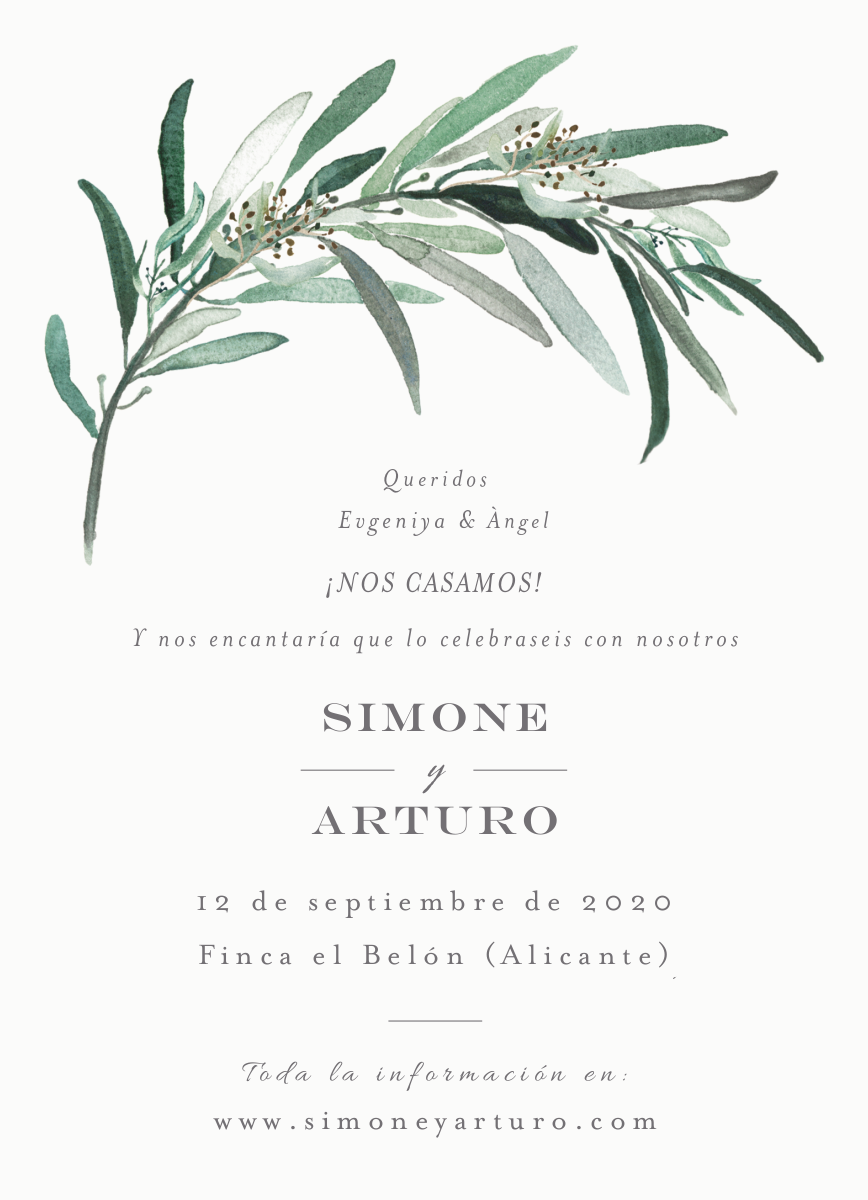
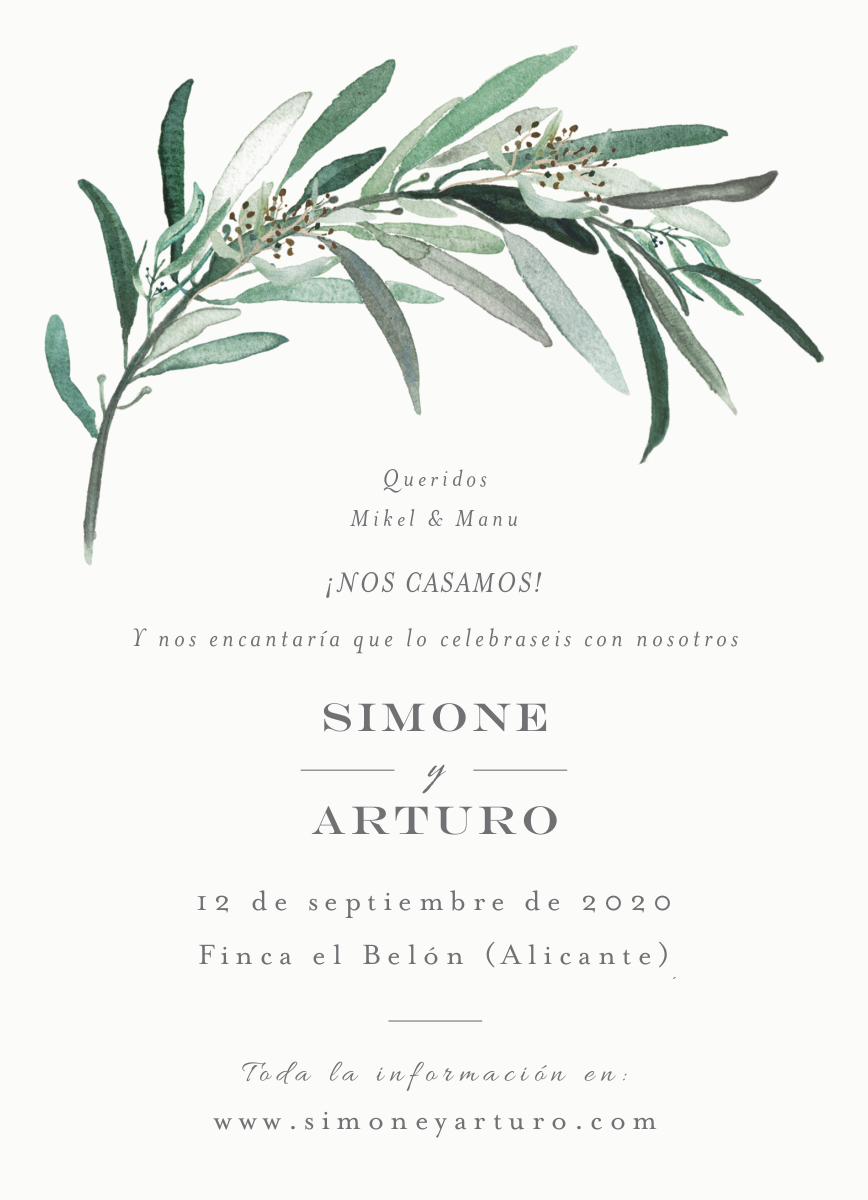
Two versions of the same layered image (w=868, h=1200). Layer-by-layer changes:
renamed "Evgeniya & Àngel" to "Mikel & Manu", painted on it over [338, 506, 549, 536]
